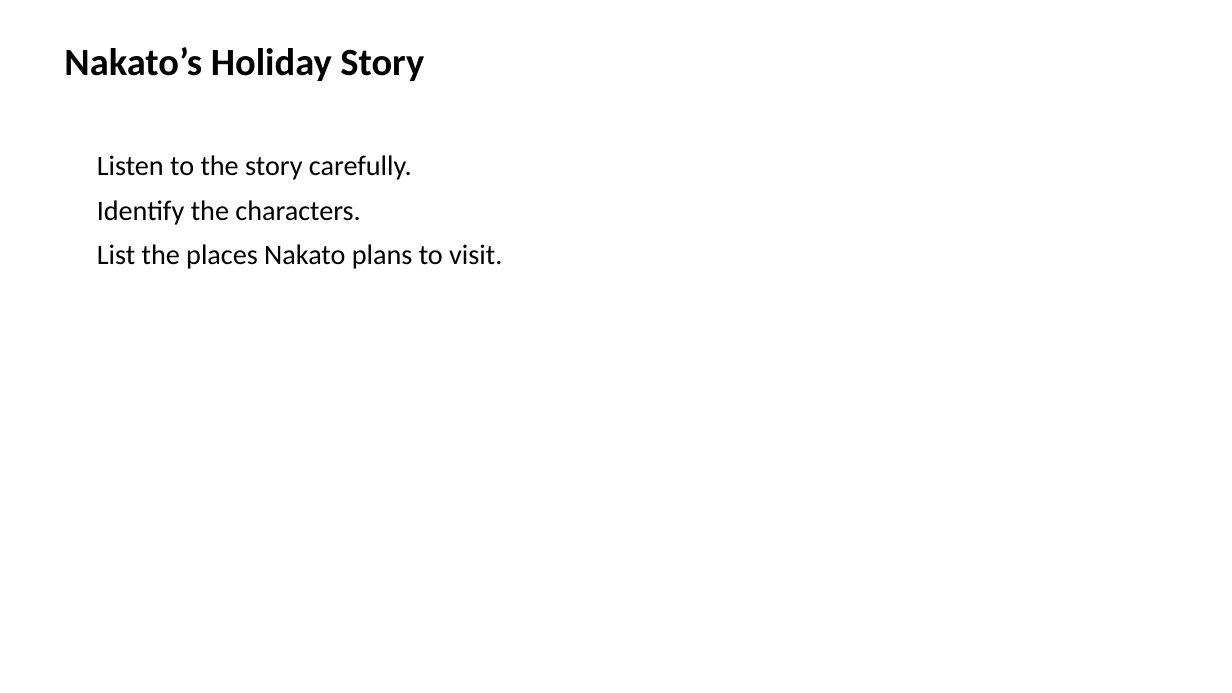
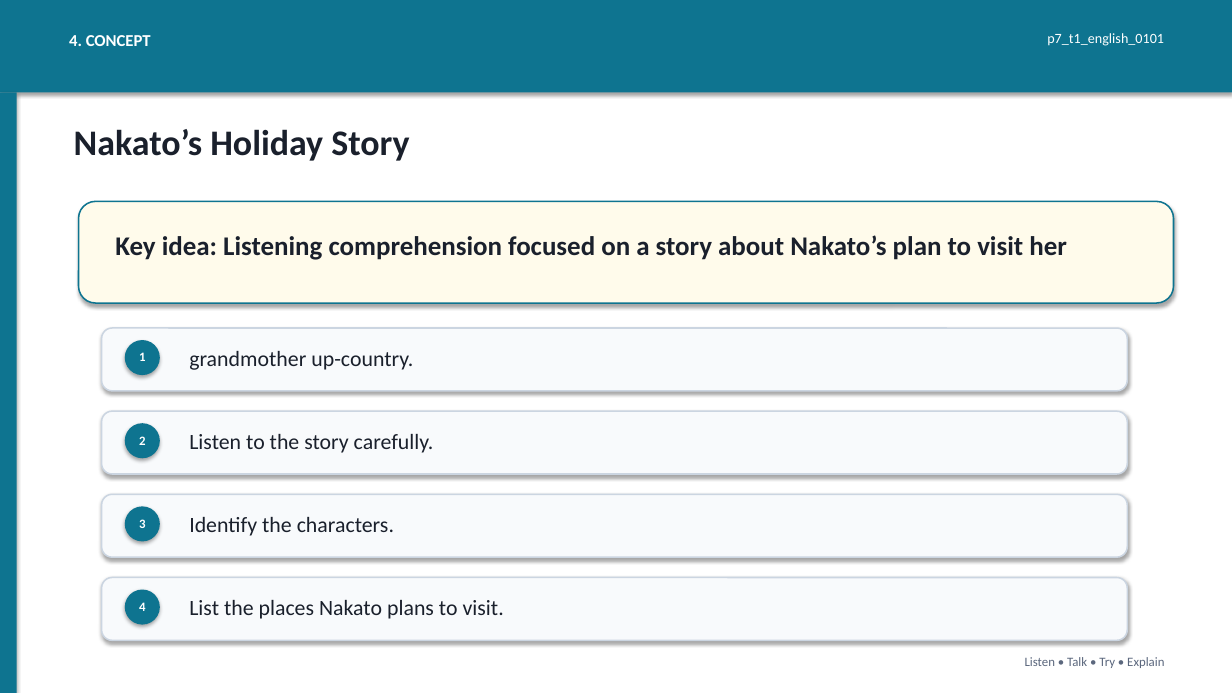
Before and after one commit to yousunjung84-edu/uganda-p7-mvp-20260629, a slide deck: slide 4 of uganda-p7-mvp/p7_t1_english_0101/p7_t1_english_0101.pptx (slide 2 before the commit). Drawn at 1232x693 pixels with LibreOffice and Linux fonts; fonts in the diff are those of the drawing. Boxes give left, top, right and bottom in pixels: in the first picture for what was removed or moved away, otherwise in the second. Text is boxed around its words. In the diff, an @@ line names an element or a change of style, - is before the commit and + after.

```diff
--- a/uganda-p7-mvp/p7_t1_english_0101/p7_t1_english_0101.pptx
+++ b/uganda-p7-mvp/p7_t1_english_0101/p7_t1_english_0101.pptx
@@ rectangle added at [0, 0, 1232, 92], fill #0E7490 @@
@@ text added at [69, 35, 151, 46], 13 pt, text #FFFFFF, bold @@
+4. CONCEPT
@@ text added at [1047, 33, 1164, 46], 11 pt, text #FFFFFF @@
+p7_t1_english_0101
@@ rectangle added at [0, 92, 17, 693], fill #0E7490 @@
@@ text "Nakato’s Holiday Story": place and size @@
-text "Nakato’s Holiday Story" at [64, 47, 424, 81]
+text "Nakato’s Holiday Story" at [74, 129, 409, 161]
@@ text "Nakato’s Holiday Story" at [74, 129, 409, 161]: size 30 to 28 pt, text colour #000000 to #1A202C @@
@@ rounded rectangle added at [79, 201, 1174, 303], fill #FFFBEB, outline #0E7490 1.2 pt @@
@@ text at [97, 200, 502, 269]: paragraphs removed @@
-Identify the characters.
-List the places Nakato plans to visit.
@@ text added at [115, 235, 1067, 260], 21 pt, text #1A202C, bold @@
+Key idea: Listening comprehension focused on a story about Nakato’s plan to visit her
@@ rounded rectangle added at [102, 328, 1128, 391], fill #F8FAFC, outline #CBD5E1 1.2 pt @@
@@ ellipse added at [125, 340, 160, 375], fill #0E7490 @@
@@ text added at [139, 352, 145, 361], 10 pt, text #FFFFFF, bold @@
+1
@@ text added at [189, 351, 413, 370], 17 pt, text #1A202C @@
+grandmother up-country.
@@ rounded rectangle added at [102, 411, 1128, 474], fill #F8FAFC, outline #CBD5E1 1.2 pt @@
@@ ellipse added at [125, 423, 160, 458], fill #0E7490 @@
@@ text added at [139, 436, 145, 445], 10 pt, text #FFFFFF, bold @@
+2
@@ text "Listen to the story carefully.": place and size @@
-text "Listen to the story carefully." at [97, 155, 502, 269]
+text "Listen to the story carefully." at [189, 434, 434, 453]
@@ text "Listen to the story carefully." at [189, 434, 434, 453]: size 22 to 17 pt, text colour #000000 to #1A202C; less space between paragraphs @@
@@ rounded rectangle added at [102, 494, 1128, 557], fill #F8FAFC, outline #CBD5E1 1.2 pt @@
@@ ellipse added at [125, 506, 160, 542], fill #0E7490 @@
@@ text added at [139, 519, 145, 528], 10 pt, text #FFFFFF, bold @@
+3
@@ text added at [189, 517, 394, 536], 17 pt, text #1A202C @@
+Identify the characters.
@@ rounded rectangle added at [102, 578, 1128, 640], fill #F8FAFC, outline #CBD5E1 1.2 pt @@
@@ ellipse added at [125, 590, 160, 625], fill #0E7490 @@
@@ text added at [139, 602, 145, 611], 10 pt, text #FFFFFF, bold @@
+4
@@ text added at [189, 600, 504, 619], 17 pt, text #1A202C @@
+List the places Nakato plans to visit.
@@ text added at [1025, 657, 1164, 668], 10 pt, text #5B677D @@
+Listen • Talk • Try • Explain
```
Also in this commit, not shown: 7 slides added, 7 slides removed, 42 other files.
